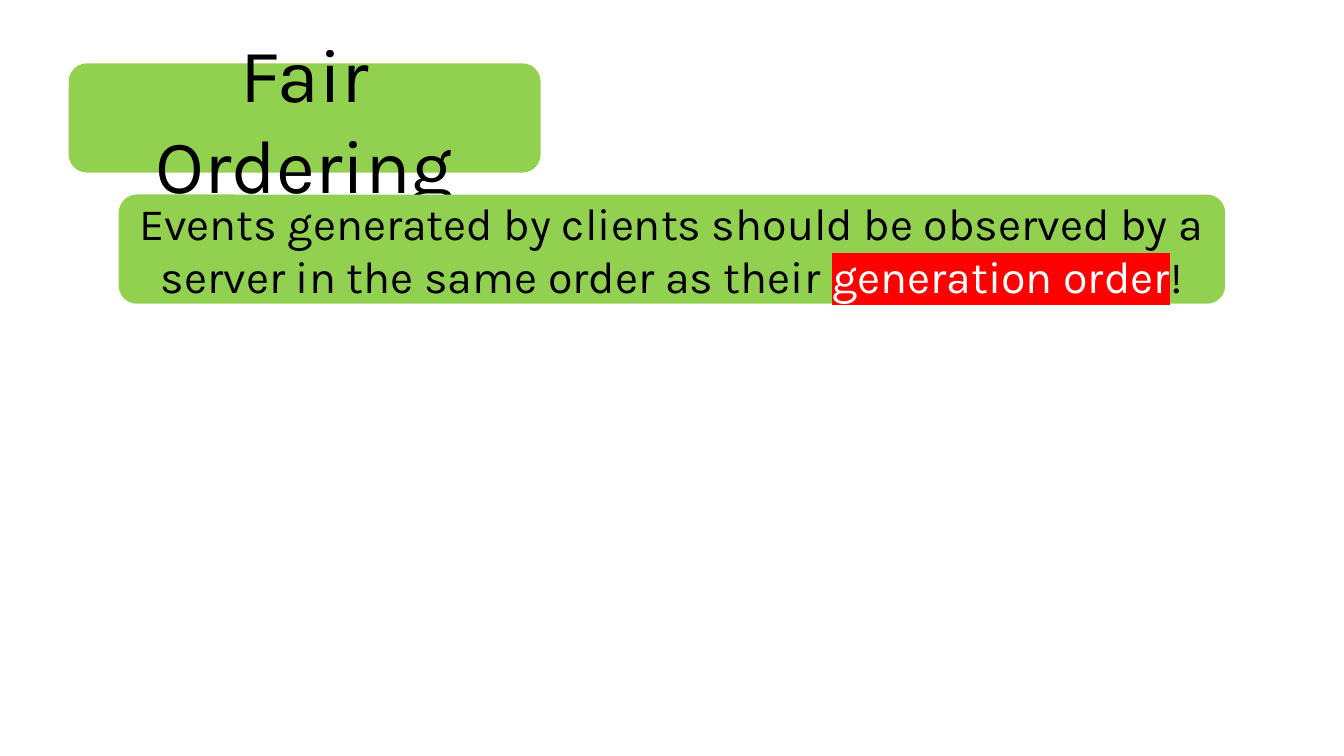
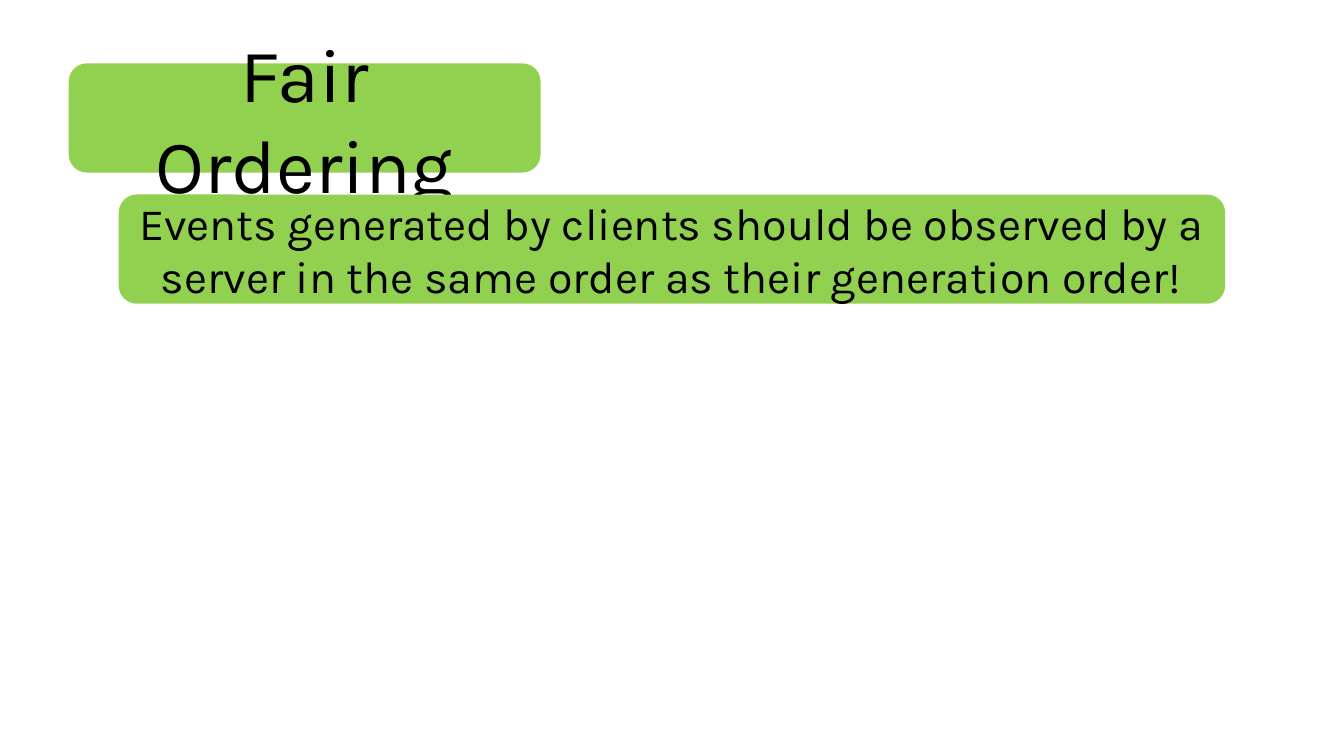
Before and after one commit to HaseebLUMS/Onyx-Presentation, a slide deck: slide 7 of tommy_hotnets_v3.pptx. Drawn at 1344x756 pixels with LibreOffice and Linux fonts; fonts in the diff are those of the drawing. Boxes give left, top, right and bottom in pixels: in the first picture for what was removed or moved away, otherwise in the second. Text is boxed around its words. In the diff, an @@ line names an element or a change of style, - is before the commit and + after.

Commit message:
updated

```diff
--- a/tommy_hotnets_v3.pptx
+++ b/tommy_hotnets_v3.pptx
@@ rounded rectangle "Events generated by clients should ..." at (x1=119, y1=195, x2=1226, y2=303): text colour #FFFFFF to #000000, highlight #FF0000 to none in "generation order!" @@
```
